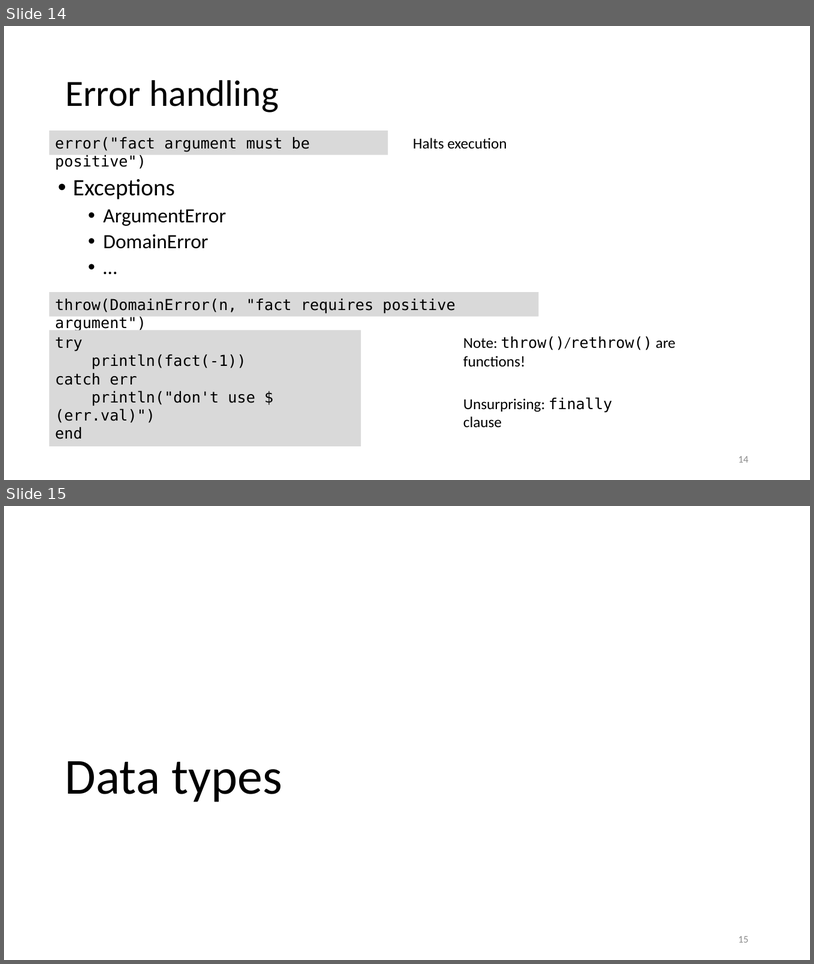
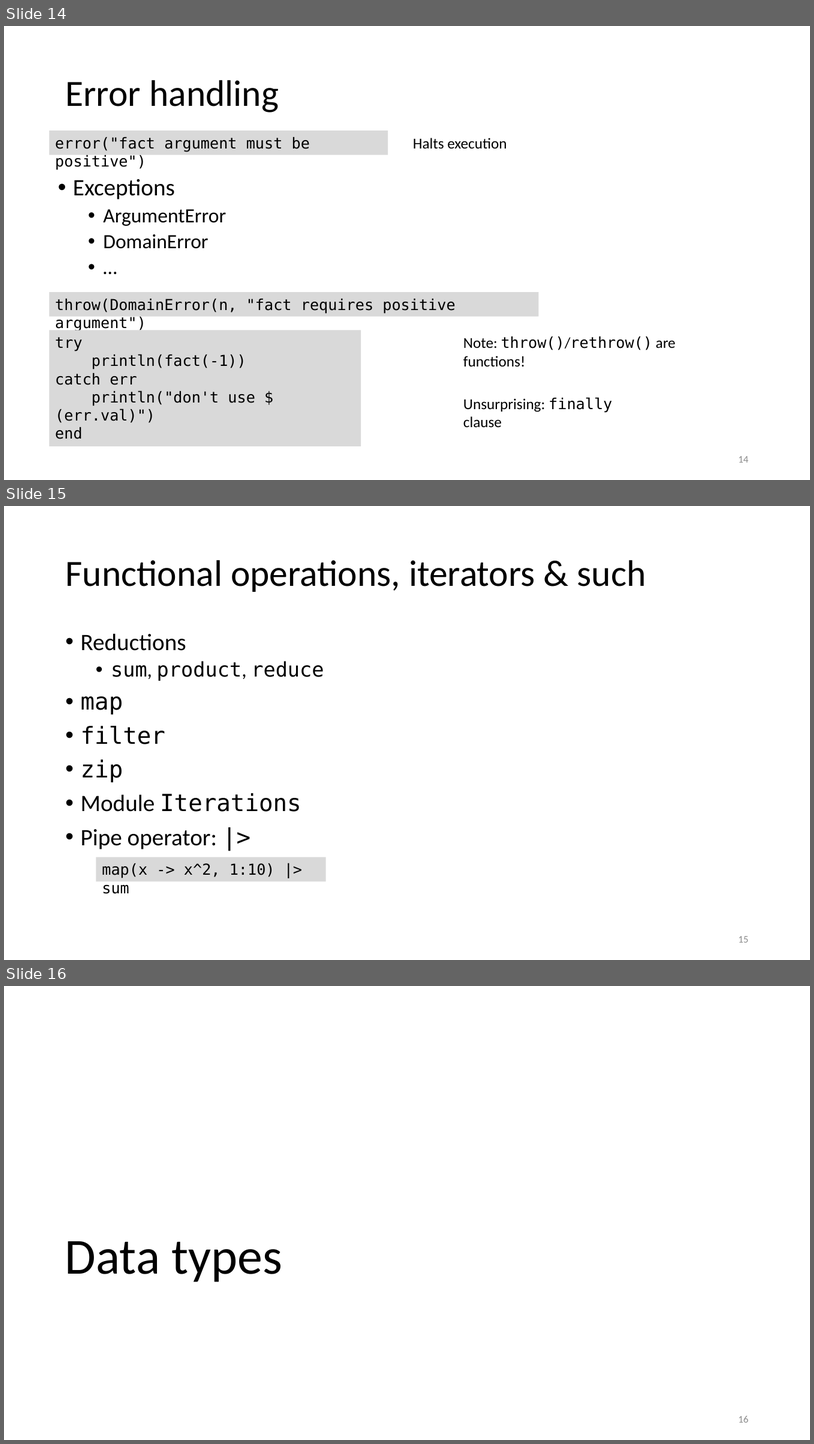
Before and after one commit to gjbex/Julia_good_bad_ugly, a slide deck: Julia,_good_back_ugly.pptx. Shown one above the other, each under a label of ours: slides 14 and 15 before the commit, slides 14, 15 and 16 after it. The pictures are 814x964 and 814x1444 pixels, drawn with LibreOffice and Linux fonts; fonts in the diff are those of the drawing. Boxes give left, top, right and bottom in pixels: in the first picture for what was removed or moved away, otherwise in the second. Text is boxed around its words. In the diff, an @@ line names an element or a change of style, - is before the commit and + after.

```diff
--- a/Julia,_good_back_ugly.pptx
+++ b/Julia,_good_back_ugly.pptx
@@ slide 15 added at box(4, 506, 810, 960), background #FFFFFF @@
@@ title added at box(65, 560, 647, 592), 44 pt, text #000000 @@
+Functional operations, iterators & such
@@ text added at box(81, 633, 324, 849), 28 pt, text #000000 @@
+• Reductions
+  • sum, product, reduce
+• map
+• filter
+• zip
+• Module Iterations
+• Pipe operator: |>
@@ rectangle added at box(96, 857, 326, 881), fill #D9D9D9, 18 pt, text #000000 @@
+map(x -> x^2, 1:10) |> sum
@@ page number added at box(738, 936, 749, 942), 12 pt, text #8C8C8C @@
+15
@@ what was slide 15 is now slide 16 @@
@@ page number at box(738, 1416, 749, 1422): text changed @@
-15
+16
```
Also in this commit, not shown: 4 slides changed, 8 other slides added.
